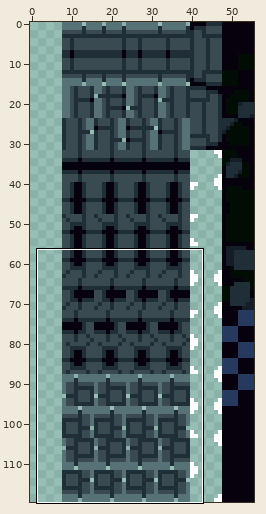
Sprite sheet -- sprites/spr_nexus_foreground_tileset_1/edfb4a30-14fc-408e-8716-15761f76d7bc.png. Above: a wide view before the commit, with the close-up outlined.
Close-up. Before:
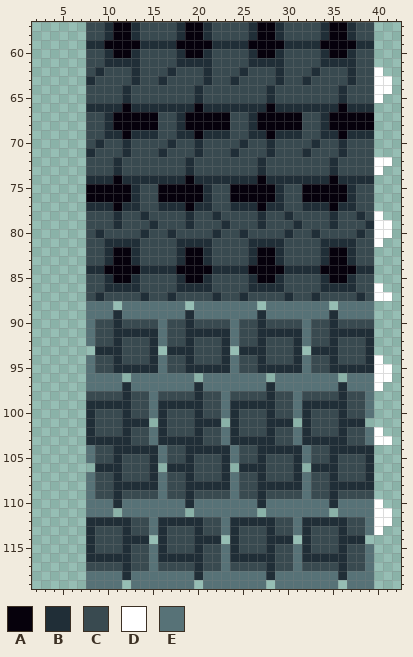
The file is 56x120 pixels. Shown: x 2..42, y 57..119. The commit also changed other parts of the picture, which this record leaves out.
Palette (. is transparent): A #06010c  B #202e37  C #394a50  D #ffffff  E #577277
Pixels before (only the part around the change), first column x 2:
 57 ......CCBAABCCCCBAABCCCCBAABCCCCBAABCC...
 58 ......CCBAABCCCCBAABCCCCBAABCCCCBAABCC...
 59 ......BBAAAABBBBAAAABBBBAAAABBBBAAAABB...
 60 ......CCBAABCCCCBAABCCCCBAABCCCCBAABCC...
 61 ......CCBBBBCCCCBBBBCCCCBBBBCCCCBBBBCC...
 62 ......CBCCCBCCCBCCCBCCCBCCCBCCCBCCCBCCD..
 63 ......BCCCCBCCBCCCCBCCBCCCCBCCBCCCCBCCDD.
 64 ......CCCCBCCCCCCCBCCCCCCCBCCCCCCCBCCCDD.
 65 ......CCCCBCCCCCCCBCCCCCCCBCCCCCCCBCCCD..
 66 ......BBBBABBBBBBBABBBBBBBABBBBBBBABBB...
 67 ......CCBAAAAACCBAAAAACCBAAAAACCBAAAAA...
 68 ......CCBAAAAACCBAAAAACCBAAAAACCBAAAAA...
 69 ......CCBBABBBCCBBABBBCCBBABBBCCBBABBB...
 70 ......CBCCBCCCCBCCBCCCCBCCBCCCCBCCBCCC...
 71 ......BCCCBCCCBCCCBCCCBCCCBCCCBCCCBCCC...
 72 ......CCCBCCCCCCCBCCCCCCCBCCCCCCCBCCCCDD.
 73 ......CCCBCCCCCCCBCCCCCCCBCCCCCCCBCCCCD..
 74 ......BBBABBBBBBBABBBBBBBABBBBBBBABBBB...
 75 ......AAAAABCCAAAAABCCAAAAABCCAAAAABCC...
 76 ......AAAAABCCAAAAABCCAAAAABCCAAAAABCC...
 77 ......BBBABBCCBBBABBCCBBBABBCCBBBABBCC...
 78 ......CCCBCCBCCCCBCCBCCCCBCCBCCCCBCCBCD..
 79 ......CCCBCCCBCCCBCCCBCCCBCCCBCCCBCCCBDD.
 80 ......CBCCCCBCCBCCCCBCCBCCCCBCCBCCCCBCDD.
 81 ......CCBBBBCCCCBBBBCCCCBBBBCCCCBBBBCCD..
 82 ......CCBAABCCCCBAABCCCCBAABCCCCBAABCC...
 83 ......CCBAABCCCCBAABCCCCBAABCCCCBAABCC...
 84 ......BBAAAABBBBAAAABBBBAAAABBBBAAAABB...
 85 ......CCBAABCCCCBAABCCCCBAABCCCCBAABCC...
 86 ......CCBBBBCCCCBBBBCCCCBBBBCCCCBBBBCCD..
 87 ......CBCCCCBCCBCCCCBCCBCCCCBCCBCCCCBCDD.
 88 ......EEE.EEEEEEE.EEEEEEE.EEEEEEE.EEEE...
 89 ......EEEBEEEEEEEBEEEEEEEBEEEEEEEBEEEE...
 90 ......ECCBCCCCECCBCCCCECCBCCCCECCBCCCC...
 91 ......ECCBBBBBECCBBBBBECCBBBBBECCBBBBB...
 92 ......ECCBCCCBECCBCCCBECCBCCCBECCBCCCB...
 93 .......BBBCCCB.BBBCCCB.BBBCCCB.BBBCCCB...
 94 ......ECCBCCCBECCBCCCBECCBCCCBECCBCCCBD..
 95 ......ECCBBBBBECCBBBBBECCBBBBBECCBBBBBDD.
 96 ......EEEE.EEEEEEE.EEEEEEE.EEEEEEE.EEEDD.
 97 ......EEEEBEEEEEEEBEEEEEEEBEEEEEEEBEEED..
 98 ......CCCCBCCECCCCBCCECCCCBCCECCCCBCCE...
 99 ......BBBBBCCEBBBBBCCEBBBBBCCEBBBBBCCE...
100 ......BCCCBCCEBCCCBCCEBCCCBCCEBCCCBCCE...
101 ......BCCCBBB.BCCCBBB.BCCCBBB.BCCCBBB....
102 ......BCCCBCCEBCCCBCCEBCCCBCCEBCCCBCCED..
103 ......BBBBBCCEBBBBBCCEBBBBBCCEBBBBBCCEDD.
104 ......ECCBBBBBECCBBBBBECCBBBBBECCBBBBB...
105 ......ECCBCCCBECCBCCCBECCBCCCBECCBCCCB...
106 .......BBBCCCB.BBBCCCB.BBBCCCB.BBBCCCB...
107 ......ECCBCCCBECCBCCCBECCBCCCBECCBCCCB...
108 ......ECCBBBBBECCBBBBBECCBBBBBECCBBBBB...
109 ......ECCBCCCCECCBCCCCECCBCCCCECCBCCCC...
110 ......EEEBEEEEEEEBEEEEEEEBEEEEEEEBEEEED..
111 ......EEE.EEEEEEE.EEEEEEE.EEEEEEE.EEEEDD.
112 ......BBBBBCCEBBBBBCCEBBBBBCCEBBBBBCCEDD.
113 ......BCCCBCCEBCCCBCCEBCCCBCCEBCCCBCCED..
114 ......BCCCBBB.BCCCBBB.BCCCBBB.BCCCBBB....
115 ......BCCCBCCEBCCCBCCEBCCCBCCEBCCCBCCE...
116 ......BBBBBCCEBBBBBCCEBBBBBCCEBBBBBCCE...
117 ......CCCCBCCECCCCBCCECCCCBCCECCCCBCCE...
118 ......EEEEBEEEEEEEBEEEEEEEBEEEEEEEBEEE...
119 ......EEEE.EEEEEEE.EEEEEEE.EEEEEEE.EEE...
The result:
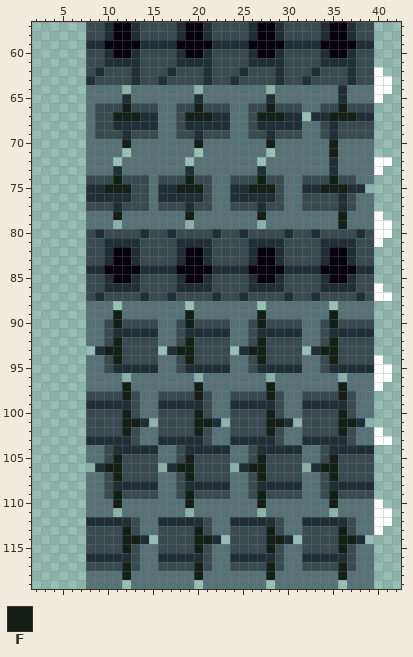
Colours new in this view: F #132016
Edits made:
Changed rows in their new state; - is an unchanged pixel.
first column x 8:
 64 EEEE.EEEEEEE.EEEEEEE.EEEEEEE-EEE
 65 EEEE-EEEEEEE-EEEEEEE-EEEEEEE-EEE
 66 ECCCFCCCEECCFCCCEECCFCCCEECCFCCC
 67 E-CFFFBBEECFFFBBEECFFFBB.B-FFFBB
 68 E-CBBBBBEECBBBBBEECBBBBBEECBCCCC
 69 E-CCBCCCEECCBCCCEECCBCCCEEC-CCCC
 70 EEEEFEEEEEEEFEEEEEEEFEEEEEEFEEEE
 71 EEEE.EEEEEEE.EEEEEEE.EEEEEEFEEEE
 72 EEE.EEEEEEE.EEEEEEE.EEEEEEE-EEEE
 73 EEE-EEEEEEE-EEEEEEE-EEEEEEE-EEEE
 74 CCCFCCCECCCFCCEECCCFCCEECCCFCCEE
 75 BBFFFC-EBBFFFCEEBBFFFCEEBBFFF-B.
 76 BBBBBC-EBBBBBCEEBBBBBCEECCCCBCEE
 77 CCCBCC-ECCCBCCEECCCBCCEECCCC-CEE
 78 EEEFEEEEEEEFEEEEEEEFEEEEEEEEFEEE
 79 EEE.EEEEEEE.EEEEEEE.EEEEEEEEFEEE
first column x 8:
 89 ---F-------F-------F-------F----
 90 -E-F-----E-F-----E-F-----E-F----
 91 -E-------E-------E-------E------
 92 -E-F---C-E-F---C-E-F---C-E-F---C
 93 --FF---C--FF---C--FF---C--FF---C
 94 -E-F---C-E-F---C-E-F---C-E-F---C
 95 -E-------E-------E-------E------
 97 ----F-------F-------F-------F---
 98 ----F-E-----F-E-----F-E-----F-E-
 99 ------E-------E-------E-------E-
100 C---F-E-C---F-E-C---F-E-C---F-E-
101 C---FF--C---FF--C---FF--C---FF--
102 C---F-E-C---F-E-C---F-E-C---F-E-
103 ------E-------E-------E-------E-
104 -E-------E-------E-------E------
105 -E-F---C-E-F---C-E-F---C-E-F---C
106 --FF---C--FF---C--FF---C--FF---C
107 -E-F---C-E-F---C-E-F---C-E-F---C
108 -E-------E-------E-------E------
109 -E-F-----E-F-----E-F-----E-F----
110 ---F-------F-------F-------F----
112 ------E-------E-------E-------E-
113 C---F-E-C---F-E-C---F-E-C---F-E-
114 C---FF--C---FF--C---FF--C---FF--
115 C---F-E-C---F-E-C---F-E-C---F-E-
116 ------E-------E-------E-------E-
117 ----F-E-----F-E-----F-E-----F-E-
118 ----F-------F-------F-------F---
